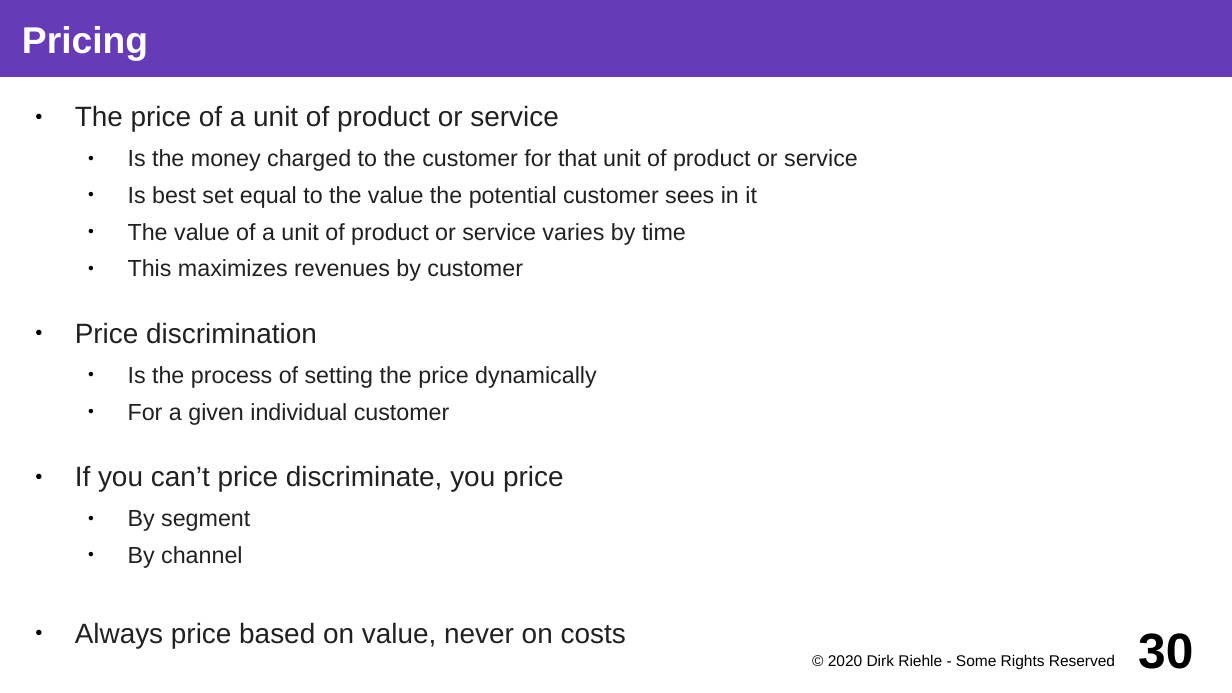
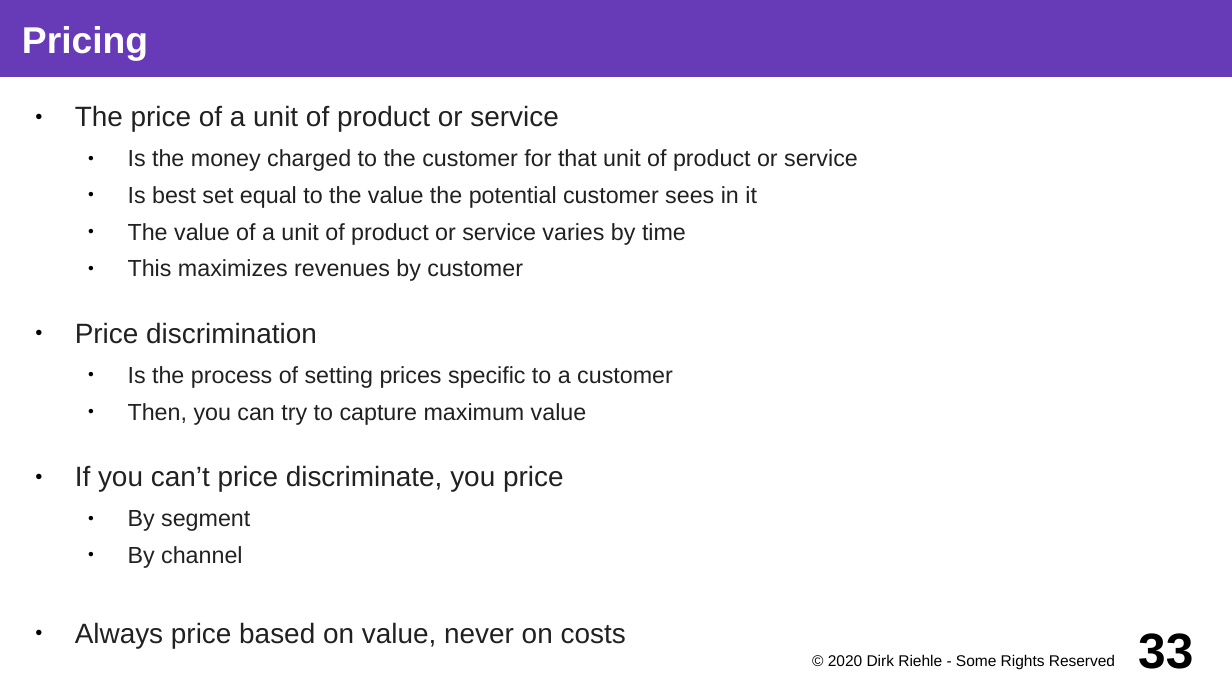
Before and after one commit to dirkriehle/coss-course, a slide deck: slide 33 of Lecture slides/COSS B04 - Business Models.odp (slide 30 before the commit). Drawn at 1232x693 pixels with LibreOffice and Linux fonts; fonts in the diff are those of the drawing. Boxes give left, top, right and bottom in pixels: in the first picture for what was removed or moved away, otherwise in the second. Text is boxed around its words. In the diff, an @@ line names an element or a change of style, - is before the commit and + after.

```diff
--- a/Lecture slides/COSS B04 - Business Models.odp
+++ b/Lecture slides/COSS B04 - Business Models.odp
@@ text at (128,366,673,425): text changed @@
-  ● Is the process of setting the price dynamically
-  ● For a given individual customer
+  ● Is the process of setting prices specific to a customer
+  ● Then, you can try to capture maximum value
@@ page number at (1138,633,1193,669): text changed @@
-30
+33
```
Also in this commit, not shown: 13 other slides changed, 22 slides added, 2 slides removed, 3 other files.
